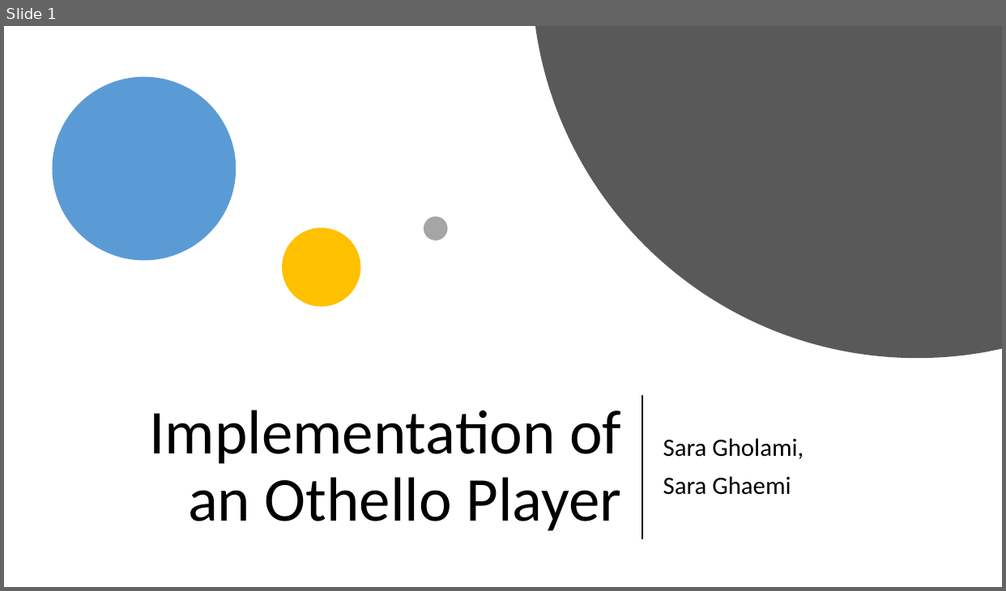
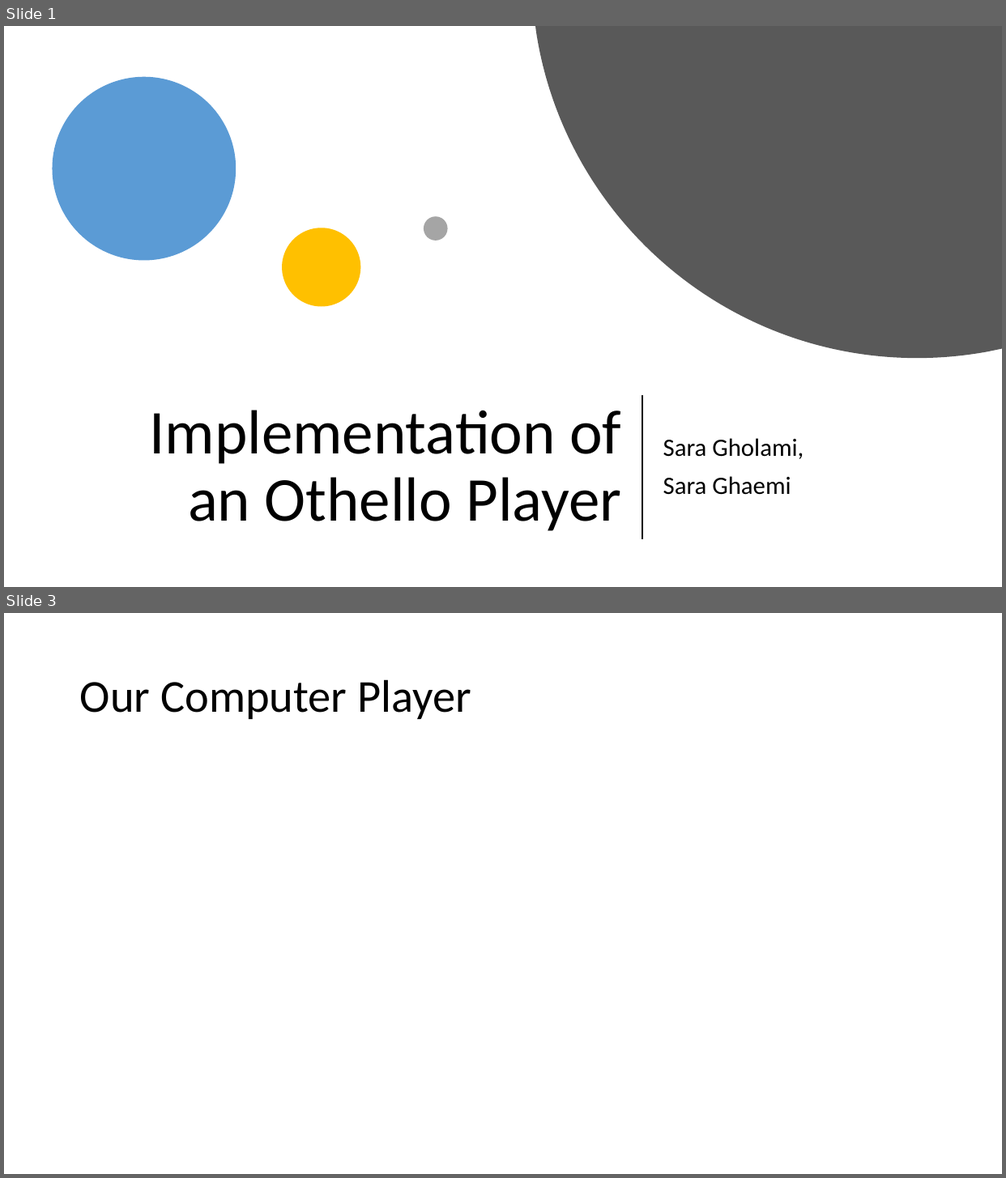
Before and after one commit to SaraGhlm/Othello, a slide deck: Presentations/Othello.pptx. Shown one above the other, each under a label of ours: slide 1 before the commit, slides 1 and 3 after it; the slides between them are not shown. The pictures are 1006x591 and 1006x1178 pixels, drawn with LibreOffice and Linux fonts; fonts in the diff are those of the drawing. Boxes give left, top, right and bottom in pixels: in the first picture for what was removed or moved away, otherwise in the second. Text is boxed around its words. In the diff, an @@ line names an element or a change of style, - is before the commit and + after.

```diff
--- a/Presentations/Othello.pptx
+++ b/Presentations/Othello.pptx
@@ slide 3 added at [4,613,1002,1174], background #FFFFFF @@
@@ title added at [80,679,471,719], 44 pt, text #000000 @@
+Our Computer Player
```
Also in this commit, not shown: 1 slide changed, 1 other file.
